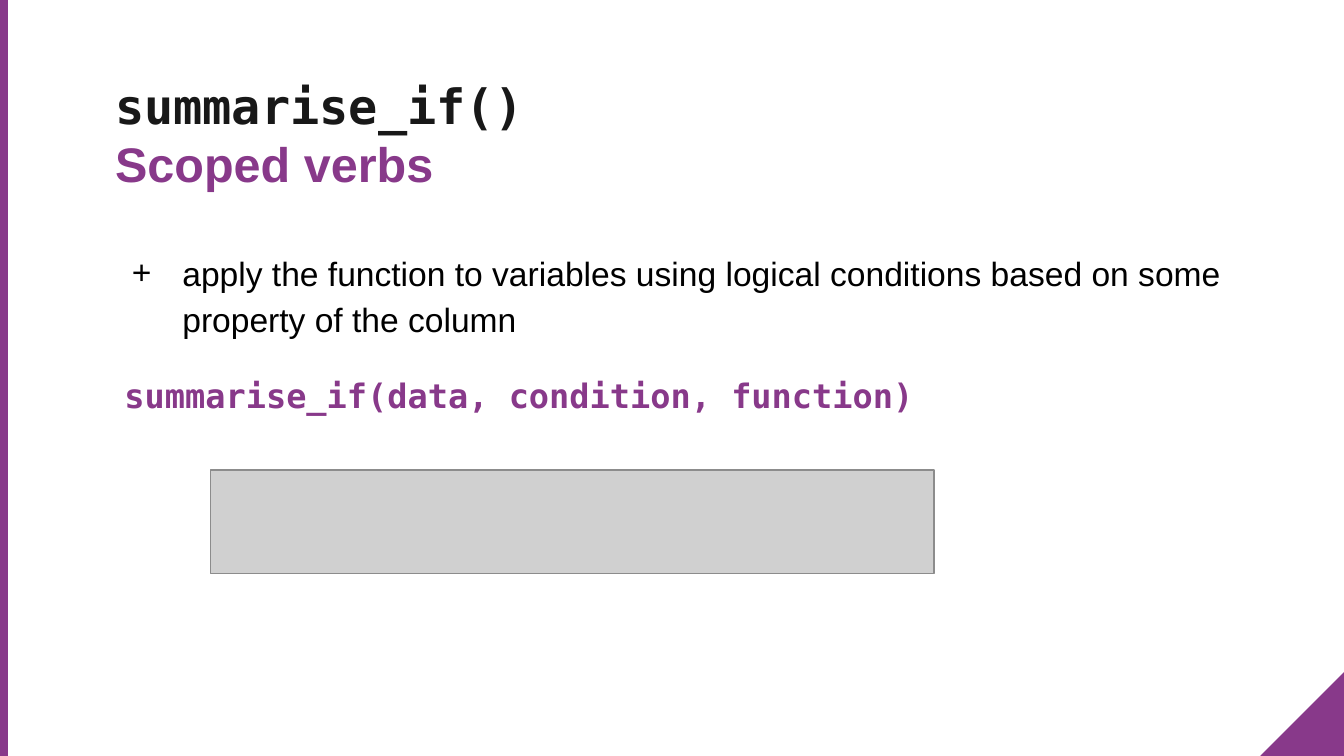
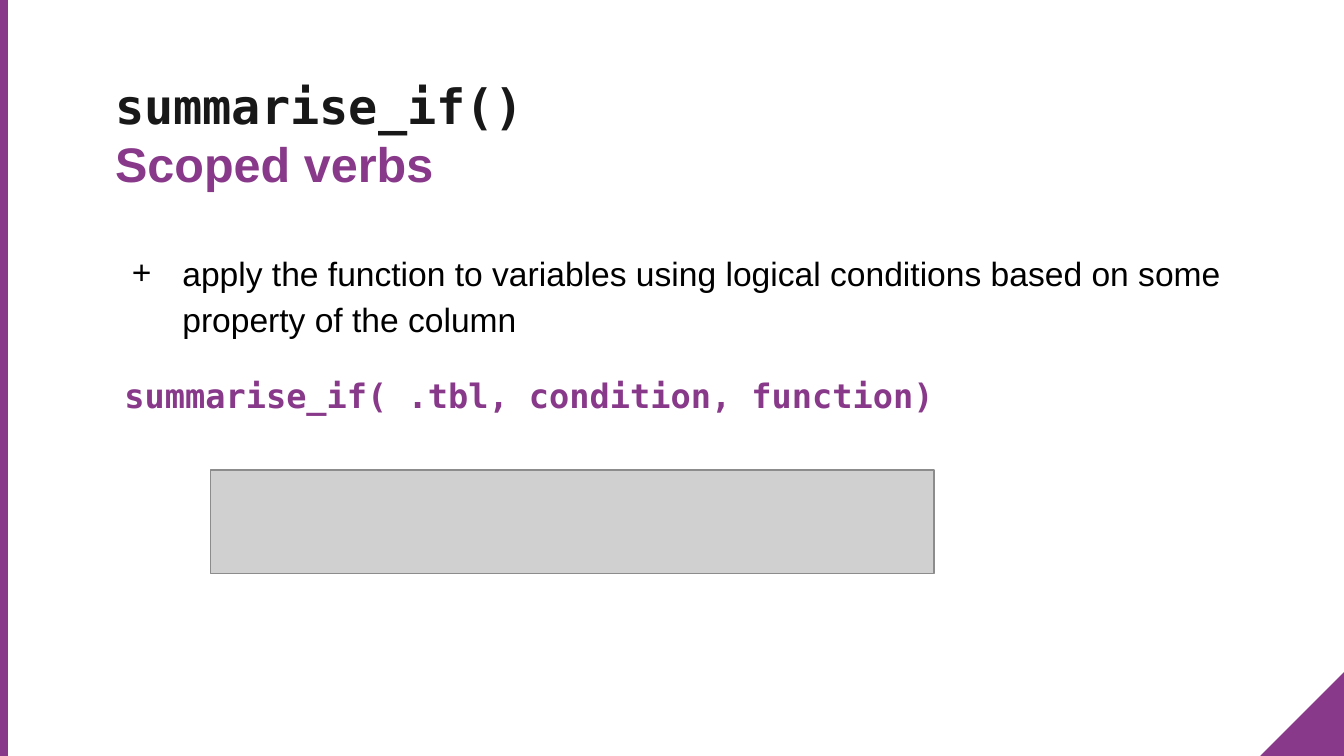
Before and after one commit to MeyerGrace/dive-into-dplyr, a slide deck: slide 38 of dive_into_dplyr.pptx. Drawn at 1344x756 pixels with LibreOffice and Linux fonts; fonts in the diff are those of the drawing; grey boxes stand for pictures; background and template pictures are left out. Boxes give left, top, right and bottom in pixels: in the first picture for what was removed or moved away, otherwise in the second. Text is boxed around its words. In the diff, an @@ line names an element or a change of style, - is before the commit and + after.

```diff
--- a/dive_into_dplyr.pptx
+++ b/dive_into_dplyr.pptx
@@ text at <box>124,381,933,416</box>: text changed @@
-summarise_if(data, condition, function)
+summarise_if( .tbl, condition, function)
```
Also in this commit, not shown: 14 other slides changed, 2 other files.
